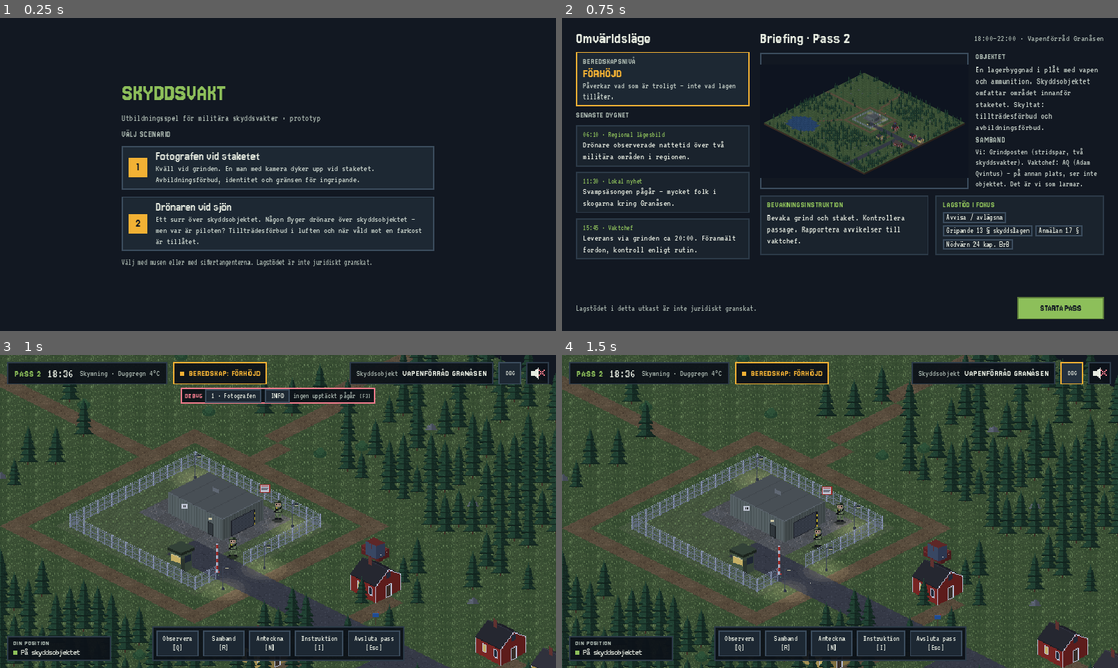
Above: before the commit, frames 1-4 (two rows, left to right).
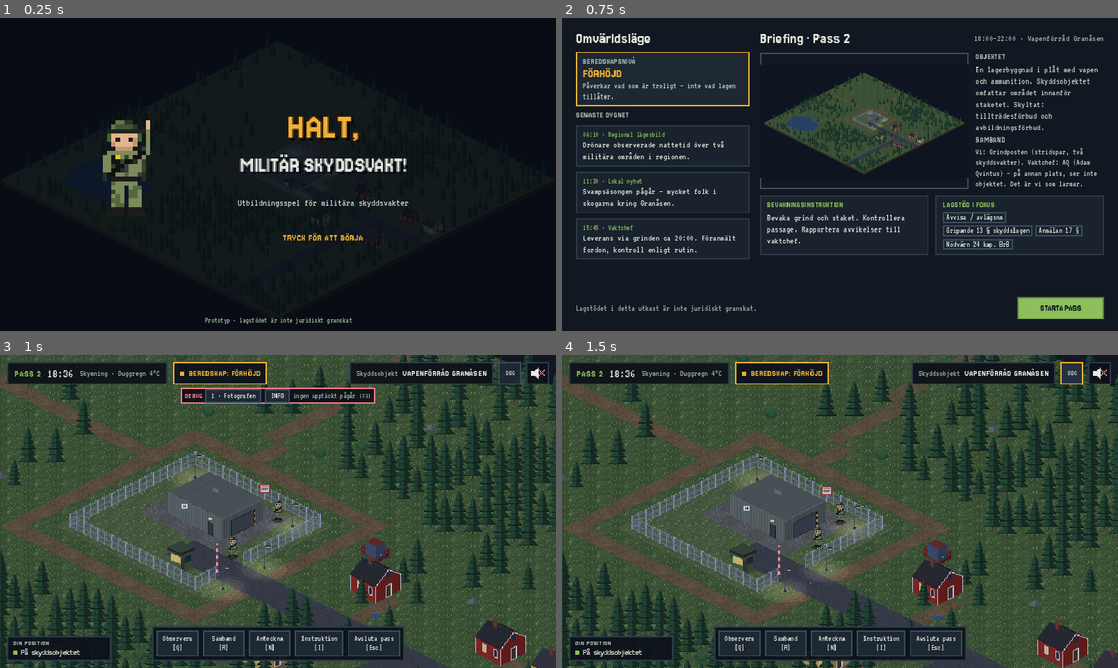
Above: after the commit, the same moments.

Repository: sulaco-hue/skyddsvakt
Game: Godot game, scene res://scenes/main.tscn
Same seed, same stepped clock (60 frames per second), same inputs: the game is played once before the commit and once after it.
Inputs (mouse positions are in pixels of both pictures, inside the frame that each line leads up to):
- Up to frame 1 (0.25 s): no input
- Up to frame 2 (0.75 s): tap Enter at 0.5 s; move the mouse to (962, 158) at 0.52 s; tap M at 0.6 s; click (962, 158) at 0.67 s
- Up to frame 3 (1 s): tap Space at 0.77 s
- Up to frame 4 (1.5 s): click "DBG" at 1.25 s

The runs differ from the first frame. In frame 1, 14% of the frame differs, in the area x 18-79%, y 21-98%; in frame 2, nothing differs; in frame 3, nothing differs; in frame 4, nothing differs.

Commit message:
Startskärm "Halt, militär skyddsvakt!"
- Startskärm i pixelstil: logga, vakt som räcker upp handen, nedtonad
  karta i bakgrunden, blinkande "Tryck för att börja"
- Spelet heter nu "Halt, militär skyddsvakt!" (projekt, README,
  hemskärmsnamn "Halt!"); loggan visas även i scenariovalet

Co-Authored-By: Claude Opus 5.5 <noreply@anthropic.com>
Claude-Session: https://claude.ai/code/session_01PWrrRnAUGCDbWAToA7Kxse

Diff:
--- a/assets/gfx/anchors.json
+++ b/assets/gfx/anchors.json
@@ -180,6 +180,10 @@
   22
  ],
  "vakt_1": [
+  8,
+  22
+ ],
+ "vakt_halt": [
   8,
   22
  ],
--- a/project.godot
+++ b/project.godot
@@ -5,7 +5,7 @@
 
 [application]
 
-config/name="Skyddsvakt – utbildningsspel (prototyp)"
+config/name="Halt, militär skyddsvakt!"
 config/description="Träningsspel för militära skyddsvakter. Prototyp: scenariot Fotografen vid staketet."
 run/main_scene="res://scenes/main.tscn"
 config/features=PackedStringArray("4.3", "GL Compatibility")
--- a/scripts/core/spel.gd
+++ b/scripts/core/spel.gd
@@ -15,6 +15,8 @@
 var variant := ""
 ## Vilket skyddsobjekt som står innanför staketet (slumpas vid varje genomförande).
 var objekttyp := ""
+## Startskärmen visas bara en gång per session.
+var titel_visad := false
 var _bedomning_override: Dictionary = {}
 ## Händelser som stridsparet aldrig upptäckte (läggs till vid debriefing).
 var missade: Array = []
--- a/scripts/main.gd
+++ b/scripts/main.gd
@@ -93,6 +93,23 @@
 	UiKit.helskarm(rot)
 	rot.theme = UiKit.skapa_tema()
 	lager.add_child(rot)
+	if not Spel.titel_visad:
+		var titel := Titelskarm.new()
+		rot.add_child(titel)
+		titel.bygg()
+		titel.fortsatt.connect(_efter_titel.bind(titel))
+		rot.add_child(VridOverlay.new())
+		return
+	_bygg_scenarioval()
+
+
+func _efter_titel(titel: Control) -> void:
+	Spel.titel_visad = true
+	titel.queue_free()
+	_bygg_scenarioval()
+
+
+func _bygg_scenarioval() -> void:
 	var val := Scenarioval.new()
 	rot.add_child(val)
 	val.bygg(Spel.scenarier())
--- a/scripts/ui/scenarioval.gd
+++ b/scripts/ui/scenarioval.gd
@@ -20,8 +20,13 @@
 	kol.custom_minimum_size = Vector2(720, 0)
 	mitt.add_child(kol)
 
-	kol.add_child(UiKit.titel("SKYDDSVAKT", 40, UiKit.GRON))
-	kol.add_child(UiKit.etikett("Utbildningsspel för militära skyddsvakter · prototyp", 22, UiKit.DAMPAD))
+	var logga := TextureRect.new()
+	logga.texture = load("res://assets/gfx/logga.png")
+	logga.custom_minimum_size = Vector2(220, 64) * 2
+	logga.expand_mode = TextureRect.EXPAND_IGNORE_SIZE
+	logga.stretch_mode = TextureRect.STRETCH_KEEP_ASPECT
+	logga.texture_filter = CanvasItem.TEXTURE_FILTER_NEAREST
+	kol.add_child(logga)
 	kol.add_child(UiKit.rubrik("VÄLJ SCENARIO", 14, UiKit.DAMPAD))
 
 	for i in scenarier.size():
--- /dev/null
+++ b/scripts/ui/titelskarm.gd
@@ -0,0 +1,94 @@
+class_name Titelskarm
+extends Control
+## Startskärmen: "Halt, militär skyddsvakt!" i pixelstil.
+
+signal fortsatt
+
+var _uppmaning: Label
+var _t := 0.0
+
+
+func bygg() -> void:
+	UiKit.helskarm(self)
+	mouse_filter = Control.MOUSE_FILTER_STOP
+	var bg := UiKit.ruta_farg(UiKit.BG, Vector2.ZERO)
+	UiKit.helskarm(bg)
+	add_child(bg)
+
+	# Bakgrund: objektskartan, nedtonad
+	var karta := TextureRect.new()
+	karta.texture = load("res://assets/gfx/objektskarta_byggnad.png")
+	karta.expand_mode = TextureRect.EXPAND_IGNORE_SIZE
+	karta.stretch_mode = TextureRect.STRETCH_KEEP_ASPECT_COVERED
+	karta.texture_filter = CanvasItem.TEXTURE_FILTER_NEAREST
+	karta.modulate = Color(0.45, 0.5, 0.6)
+	UiKit.helskarm(karta)
+	karta.mouse_filter = Control.MOUSE_FILTER_IGNORE
+	add_child(karta)
+	var slojja := UiKit.ruta_farg(Color(0.04, 0.06, 0.09, 0.55), Vector2.ZERO)
+	UiKit.helskarm(slojja)
+	add_child(slojja)
+
+	var mitt := CenterContainer.new()
+	UiKit.helskarm(mitt)
+	mitt.mouse_filter = Control.MOUSE_FILTER_IGNORE
+	add_child(mitt)
+	var rad := UiKit.hbox(48)
+	mitt.add_child(rad)
+
+	var vakt := TextureRect.new()
+	vakt.texture = load("res://assets/gfx/vakt_halt.png")
+	var skala := 10 if not UiKit.kompakt else 8
+	vakt.custom_minimum_size = Vector2(16, 25) * skala
+	vakt.expand_mode = TextureRect.EXPAND_IGNORE_SIZE
+	vakt.stretch_mode = TextureRect.STRETCH_KEEP_ASPECT_CENTERED
+	vakt.texture_filter = CanvasItem.TEXTURE_FILTER_NEAREST
+	vakt.size_flags_vertical = Control.SIZE_SHRINK_CENTER
+	rad.add_child(vakt)
+
+	var kol := UiKit.vbox(18)
+	kol.size_flags_vertical = Control.SIZE_SHRINK_CENTER
+	rad.add_child(kol)
+	var logga := TextureRect.new()
+	logga.texture = load("res://assets/gfx/logga.png")
+	var lskala := 3 if not UiKit.kompakt else 2
+	logga.custom_minimum_size = Vector2(220, 64) * lskala
+	logga.expand_mode = TextureRect.EXPAND_IGNORE_SIZE
+	logga.stretch_mode = TextureRect.STRETCH_KEEP_ASPECT_CENTERED
+	logga.texture_filter = CanvasItem.TEXTURE_FILTER_NEAREST
+	kol.add_child(logga)
+	var under := UiKit.etikett("Utbildningsspel för militära skyddsvakter", 24, UiKit.LJUS)
+	under.horizontal_alignment = HORIZONTAL_ALIGNMENT_CENTER
+	kol.add_child(under)
+	kol.add_child(UiKit.ruta_farg(Color(0, 0, 0, 0), Vector2(0, 20)))
+	_uppmaning = UiKit.rubrik("TRYCK FÖR ATT BÖRJA", 16, UiKit.BARNSTEN)
+	_uppmaning.horizontal_alignment = HORIZONTAL_ALIGNMENT_CENTER
+	kol.add_child(_uppmaning)
+
+	var fot := UiKit.etikett("Prototyp · lagstödet är inte juridiskt granskat", 18, UiKit.DAMPAD)
+	fot.set_anchors_preset(Control.PRESET_CENTER_BOTTOM)
+	fot.grow_horizontal = Control.GROW_DIRECTION_BOTH
+	fot.grow_vertical = Control.GROW_DIRECTION_BEGIN
+	fot.offset_bottom = -14
+	fot.offset_top = -14
+	fot.horizontal_alignment = HORIZONTAL_ALIGNMENT_CENTER
+	add_child(fot)
+
+
+func _process(delta: float) -> void:
+	_t += delta
+	if _uppmaning:
+		_uppmaning.visible = fmod(_t, 1.2) < 0.8
+
+
+func _gui_input(event: InputEvent) -> void:
+	if UiKit.ar_klick(event):
+		fortsatt.emit()
+		accept_event()
+
+
+func _unhandled_input(event: InputEvent) -> void:
+	var tangent := event as InputEventKey
+	if visible and tangent != null and tangent.pressed and not tangent.echo:
+		fortsatt.emit()
+		get_viewport().set_input_as_handled()
--- a/tester/kontroll.gd
+++ b/tester/kontroll.gd
@@ -14,7 +14,8 @@
 
 func _ready() -> void:
 	Engine.time_scale = 8.0
-	print("=== Skyddsvakt: automatisk kontroll ===")
+	print("=== Halt, militär skyddsvakt!: automatisk kontroll ===")
+	Spel.titel_visad = true
 	_kontrollera_skript()
 	_kontrollera_data()
 	await _spela_scenario_1()
Binary file added: assets/gfx/logga.png
Binary file added: assets/gfx/vakt_halt.png
Not shown, changed: export_presets.cfg
